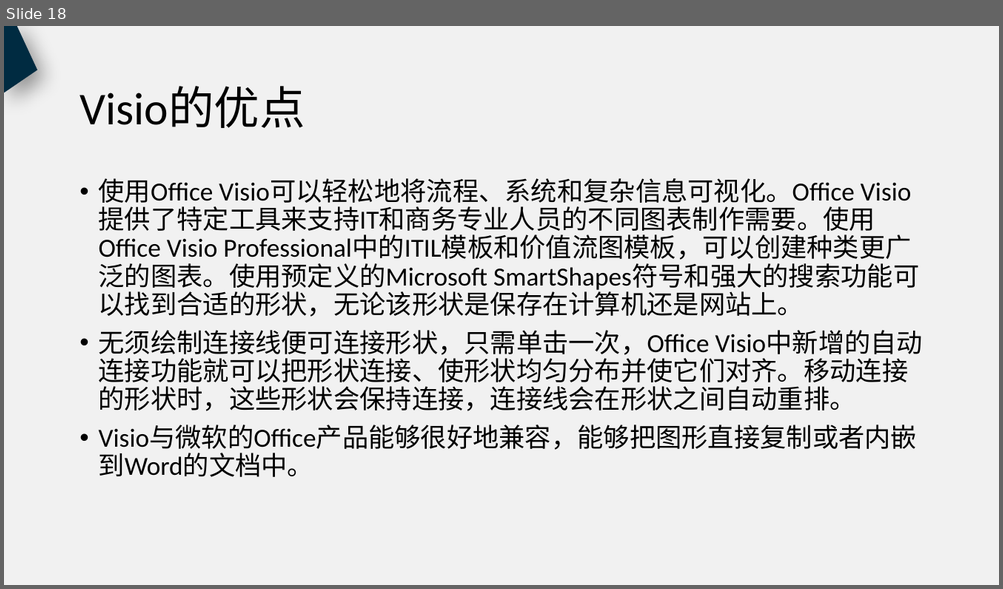
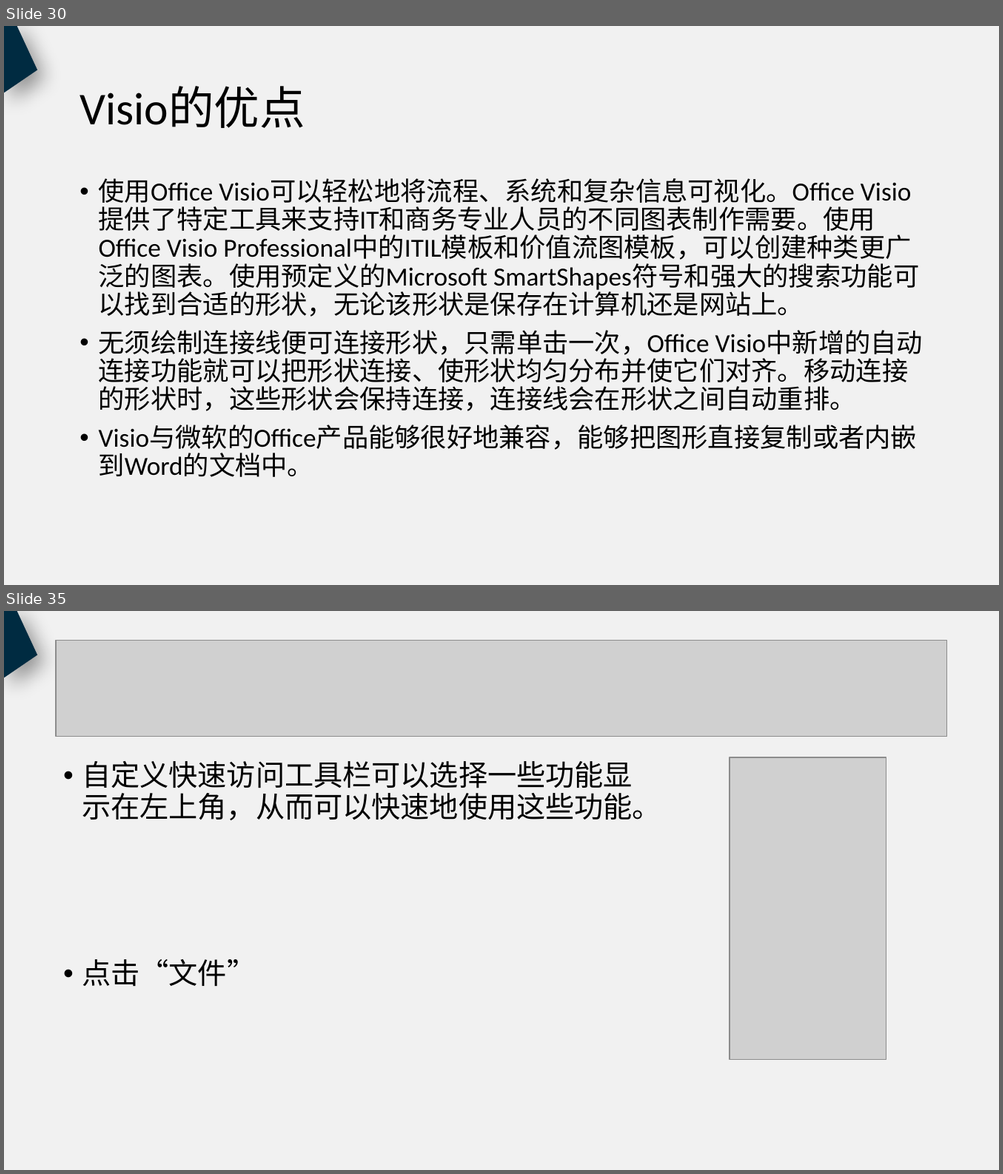
Before and after one commit to PRD2018-G18/PRD2018, a slide deck: 非受控文档/过程文档/UML工具/UML工具.pptx. Shown one above the other, each under a label of ours: slide 18 before the commit, slides 30 and 35 after it; the slides between them are not shown. The pictures are 1003x589 and 1003x1174 pixels, drawn with LibreOffice and Linux fonts; fonts in the diff are those of the drawing; grey boxes stand for pictures. Boxes give left, top, right and bottom in pixels: in the first picture for what was removed or moved away, otherwise in the second. Text is boxed around its words. In the diff, an @@ line names an element or a change of style, - is before the commit and + after.

Commit message:
UML工具PPT（新）

```diff
--- a/非受控文档/过程文档/UML工具/UML工具.pptx
+++ b/非受控文档/过程文档/UML工具/UML工具.pptx
@@ slide 35 added at (x1=4, y1=611, x2=999, y2=1170), background #F1F1F1 @@
@@ freeform shape added at (x1=4, y1=611, x2=37, y2=678), fill #002B41 @@
@@ picture added at (x1=56, y1=640, x2=946, y2=736) @@
@@ text added at (x1=82, y1=761, x2=661, y2=986), 28 pt, text #000000 @@
+• 自定义快速访问工具栏可以选择一些功能显示在左上角，从而可以快速地使用这些功能。
+• 点击“文件”
@@ picture added at (x1=729, y1=758, x2=886, y2=1059) @@
@@ what was slide 18 is now slide 30 @@
```
Also in this commit, not shown: 4 slides changed, 26 other slides added.
